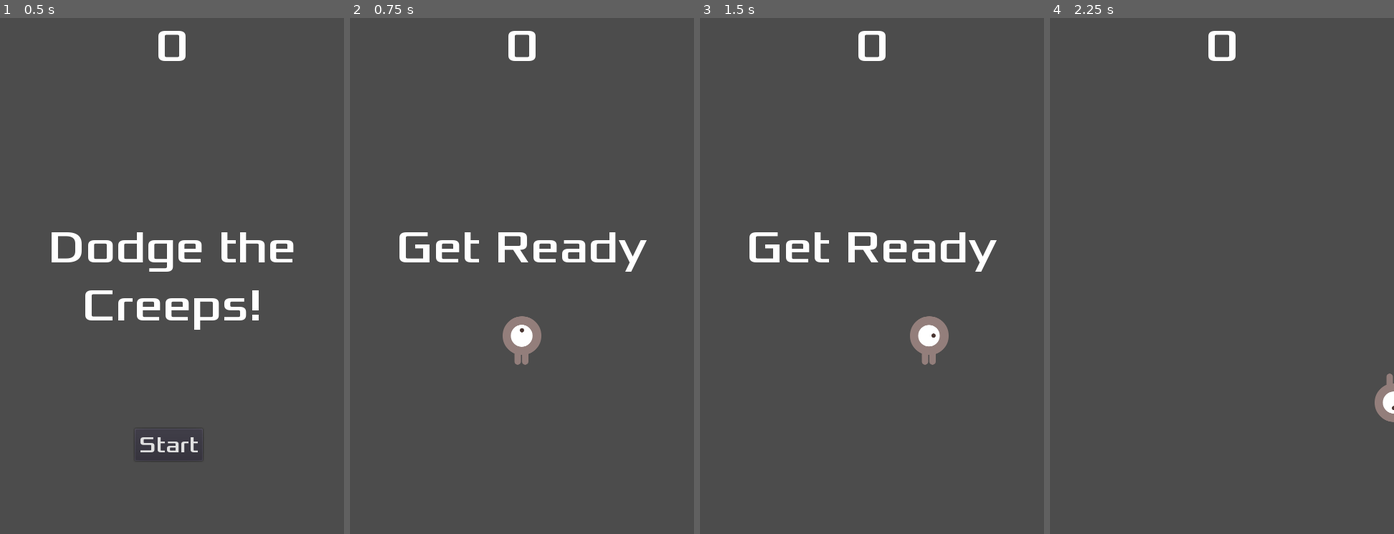
Above: before the commit, frames 1-4 (left to right).
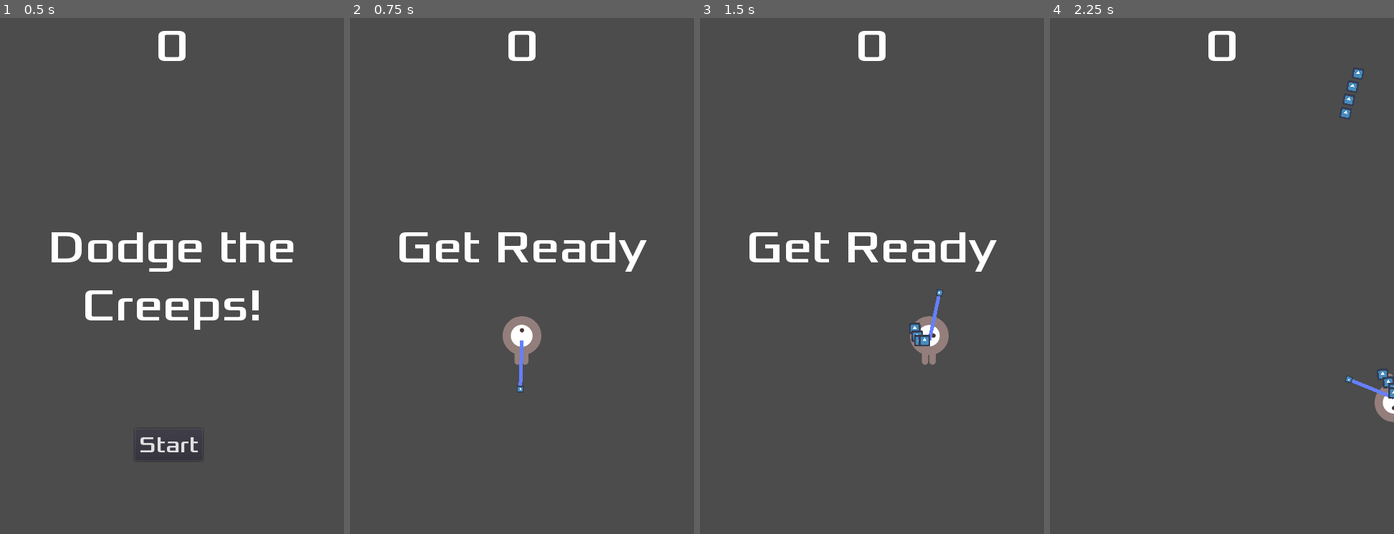
Above: after the commit, the same moments.

Repository: shaninalex/move_dodge
Game: Godot game, scene res://Main.tscn
Two runs of this game, one before a commit and one after it. Both use one fixed random seed, a clock stepped at 60 frames per second and the inputs below. The engine's default icon, where the game draws it, is replaced by a stand-in: a white triangle on a blue panel in a dark square.
Inputs (mouse positions are in pixels of both pictures, inside the frame that each line leads up to):
- Up to frame 1 (0.5 s): no input
- Up to frame 2 (0.75 s): click "Start" at 0.5 s
- Up to frame 3 (1.5 s): tap Enter at 1.25 s; move the mouse to (947, 250) at 1.27 s; hold Right (move_right) from 1.28 s (still down); click (947, 250) at 1.42 s
- Up to frame 4 (2.25 s): move the mouse to (1153, 301) at 2.02 s; release Right (move_right) at 2.03 s; hold Down (move_down) from 2.03 s (still down); click (1153, 301) at 2.17 s

Frame 1 is identical in both runs. In frame 2, 0.1% of the frame differs, in the area x 48-51%, y 62-73%; in frame 3, 0.3%; in frame 4, 0.4%, in the area x 84-100%, y 10-74%.

Commit message:
shoot enemies with godot logo :)

Diff:
--- /dev/null
+++ b/Barrel.gd
@@ -0,0 +1,5 @@
+extends Line2D
+
+func _process(delta):
+	var mouse_position = get_global_mouse_position()
+	look_at(mouse_position)
--- /dev/null
+++ b/Bullet.gd
@@ -0,0 +1,4 @@
+extends RigidBody2D
+
+func _on_VisibilityNotifier2D_screen_exited():
+	queue_free()
--- /dev/null
+++ b/Bullet.tscn
@@ -0,0 +1,24 @@
+[gd_scene load_steps=4 format=2]
+
+[ext_resource path="res://icon.png" type="Texture" id=1]
+[ext_resource path="res://Bullet.gd" type="Script" id=2]
+
+[sub_resource type="RectangleShape2D" id=1]
+extents = Vector2( 9, 9 )
+
+[node name="Bullet" type="RigidBody2D" groups=["bullets"]]
+gravity_scale = 0.0
+script = ExtResource( 2 )
+
+[node name="Sprite" type="Sprite" parent="."]
+scale = Vector2( 0.25, 0.25 )
+texture = ExtResource( 1 )
+
+[node name="CollisionShape2D" type="CollisionShape2D" parent="."]
+shape = SubResource( 1 )
+
+[node name="VisibilityNotifier2D" type="VisibilityNotifier2D" parent="."]
+position = Vector2( 0, 5.96046e-08 )
+scale = Vector2( 0.4, 0.4 )
+
+[connection signal="screen_exited" from="VisibilityNotifier2D" to="." method="_on_VisibilityNotifier2D_screen_exited"]
--- a/Main.gd
+++ b/Main.gd
@@ -1,7 +1,11 @@
 extends Node
 
 export(PackedScene) var mob_scene
+export(PackedScene) var bullet_scene
 var score
+var power = 500
+var able_to_shoot: bool = false
+
 
 func _ready():
 	randomize()
@@ -11,6 +15,7 @@
 	$ScoreTimer.stop()
 	$MobTimer.stop()
 	$HUD.show_game_over()
+	able_to_shoot = false
 
 
 func new_game():
@@ -19,6 +24,7 @@
 	$StartTimer.start()
 	$HUD.update_score(score)
 	$HUD.show_message("Get Ready")
+	able_to_shoot = true
 
 
 func _on_MobTimer_timeout():
@@ -42,3 +48,12 @@
 func _on_StartTimer_timeout():
 	$MobTimer.start()
 	$ScoreTimer.start()
+
+
+func _process(delta):
+	var mouse_pos = get_viewport().get_mouse_position()
+	if Input.is_mouse_button_pressed(BUTTON_LEFT) and able_to_shoot:
+		var bullet = bullet_scene.instance()
+		bullet.position = $Player.position
+		bullet.apply_central_impulse($Player.position.direction_to(get_viewport().get_mouse_position()) * power)
+		add_child(bullet)
--- a/Main.tscn
+++ b/Main.tscn
@@ -1,9 +1,10 @@
-[gd_scene load_steps=6 format=2]
+[gd_scene load_steps=7 format=2]
 
 [ext_resource path="res://Main.gd" type="Script" id=1]
 [ext_resource path="res://Mob.tscn" type="PackedScene" id=2]
 [ext_resource path="res://Player.tscn" type="PackedScene" id=3]
 [ext_resource path="res://HUD.tscn" type="PackedScene" id=4]
+[ext_resource path="res://Bullet.tscn" type="PackedScene" id=5]
 
 [sub_resource type="Curve2D" id=1]
 _data = {
@@ -13,6 +14,7 @@
 [node name="Main" type="Node"]
 script = ExtResource( 1 )
 mob_scene = ExtResource( 2 )
+bullet_scene = ExtResource( 5 )
 
 [node name="Player" parent="." instance=ExtResource( 3 )]
 
--- a/Mob.tscn
+++ b/Mob.tscn
@@ -29,8 +29,11 @@
 [sub_resource type="CapsuleShape2D" id=2]
 radius = 33.0
 
-[node name="Mob" type="RigidBody2D"]
-collision_mask = 0
+[sub_resource type="CapsuleShape2D" id=3]
+radius = 46.0
+height = 0.0
+
+[node name="Mob" type="RigidBody2D" groups=["mobs"]]
 gravity_scale = 0.0
 script = ExtResource( 7 )
 __meta__ = {
@@ -41,6 +44,7 @@
 scale = Vector2( 0.75, 0.75 )
 frames = SubResource( 1 )
 animation = "fly"
+frame = 1
 playing = true
 
 [node name="CollisionShape2D" type="CollisionShape2D" parent="."]
@@ -49,4 +53,11 @@
 
 [node name="VisibilityNotifier2D" type="VisibilityNotifier2D" parent="."]
 
+[node name="Area2D" type="Area2D" parent="."]
+
+[node name="CollisionShape2D" type="CollisionShape2D" parent="Area2D"]
+shape = SubResource( 3 )
+
+[connection signal="body_entered" from="." to="." method="_on_Mob_body_entered"]
+[connection signal="input_event" from="." to="." method="_on_Mob_input_event"]
 [connection signal="screen_exited" from="VisibilityNotifier2D" to="." method="_on_VisibilityNotifier2D_screen_exited"]
--- a/Player.gd
+++ b/Player.gd
@@ -3,7 +3,7 @@
 
 export var speed = 400 # How fast the player will move (pixels/sec).
 var screen_size # Size of the game window.
-
+onready var barrel: Line2D = $Barrel
 
 # Called when the node enters the scene tree for the first time.
 func _ready():
@@ -41,11 +41,14 @@
 		$AnimatedSprite.animation = "up"
 		$AnimatedSprite.flip_v = velocity.y > 0
 
+#	print($Barrel.point.to_global($Barrel.point.position))
+
 
 func _on_Player_body_entered(body):
-	hide()
-	emit_signal("hit")
-	$CollisionShape2D.set_deferred("disabled", true)
+	if "mobs" in body.get_groups():
+		hide()
+		emit_signal("hit")
+		$CollisionShape2D.set_deferred("disabled", true)
 
 
 func start(pos: Vector2):
--- a/Player.tscn
+++ b/Player.tscn
@@ -1,10 +1,12 @@
-[gd_scene load_steps=8 format=2]
+[gd_scene load_steps=10 format=2]
 
 [ext_resource path="res://art/playerGrey_walk1.png" type="Texture" id=1]
 [ext_resource path="res://art/playerGrey_walk2.png" type="Texture" id=2]
 [ext_resource path="res://art/playerGrey_up2.png" type="Texture" id=3]
 [ext_resource path="res://art/playerGrey_up1.png" type="Texture" id=4]
 [ext_resource path="res://Player.gd" type="Script" id=5]
+[ext_resource path="res://Barrel.gd" type="Script" id=6]
+[ext_resource path="res://icon.png" type="Texture" id=7]
 
 [sub_resource type="SpriteFrames" id=1]
 animations = [ {
@@ -37,5 +39,19 @@
 [node name="CollisionShape2D" type="CollisionShape2D" parent="."]
 shape = SubResource( 2 )
 
+[node name="Barrel" type="Line2D" parent="."]
+rotation = -0.00711971
+points = PoolVector2Array( 67.9983, 0.484136, 0, 0 )
+width = 5.0
+sharp_limit = 0.0
+script = ExtResource( 6 )
+
+[node name="Point" type="Node2D" parent="Barrel"]
+
+[node name="PointSprite" type="Sprite" parent="Barrel/Point"]
+position = Vector2( 67.9983, 0.484136 )
+scale = Vector2( 0.15, 0.15 )
+texture = ExtResource( 7 )
+
 [connection signal="body_entered" from="." to="." method="_on_Player_body_entered"]
 [connection signal="hit" from="." to="." method="_on_Player_hit"]
Not shown: 1 places in Mob.tscn that only renumber resources
